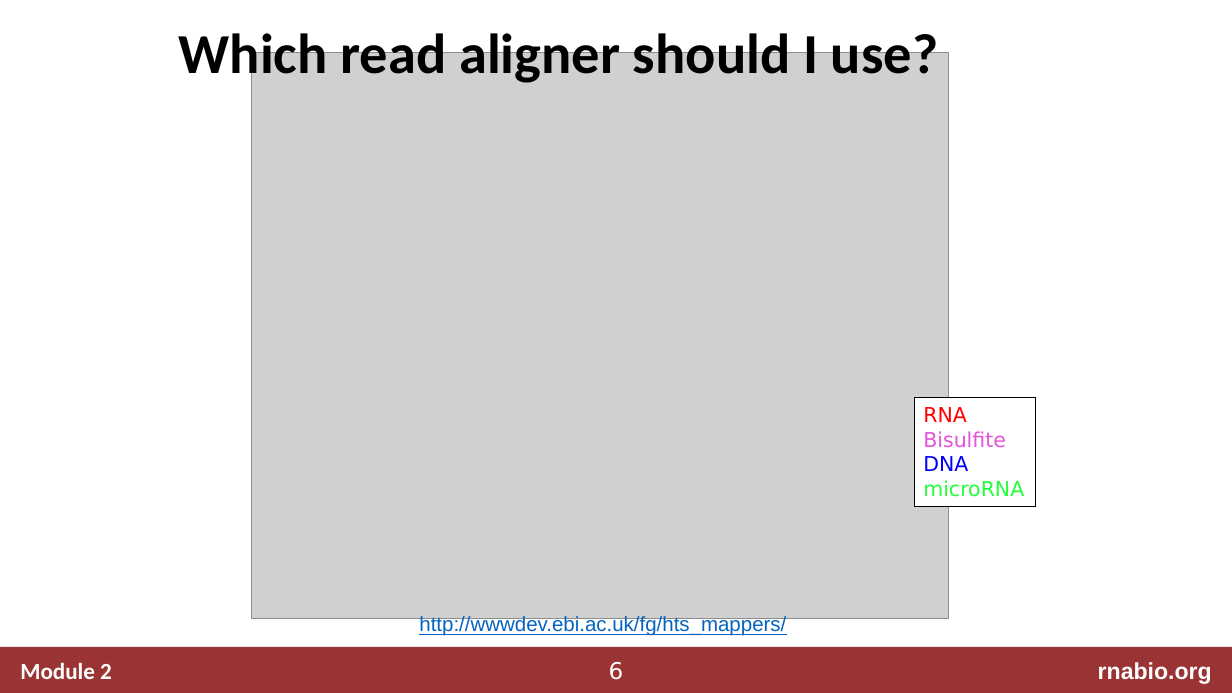
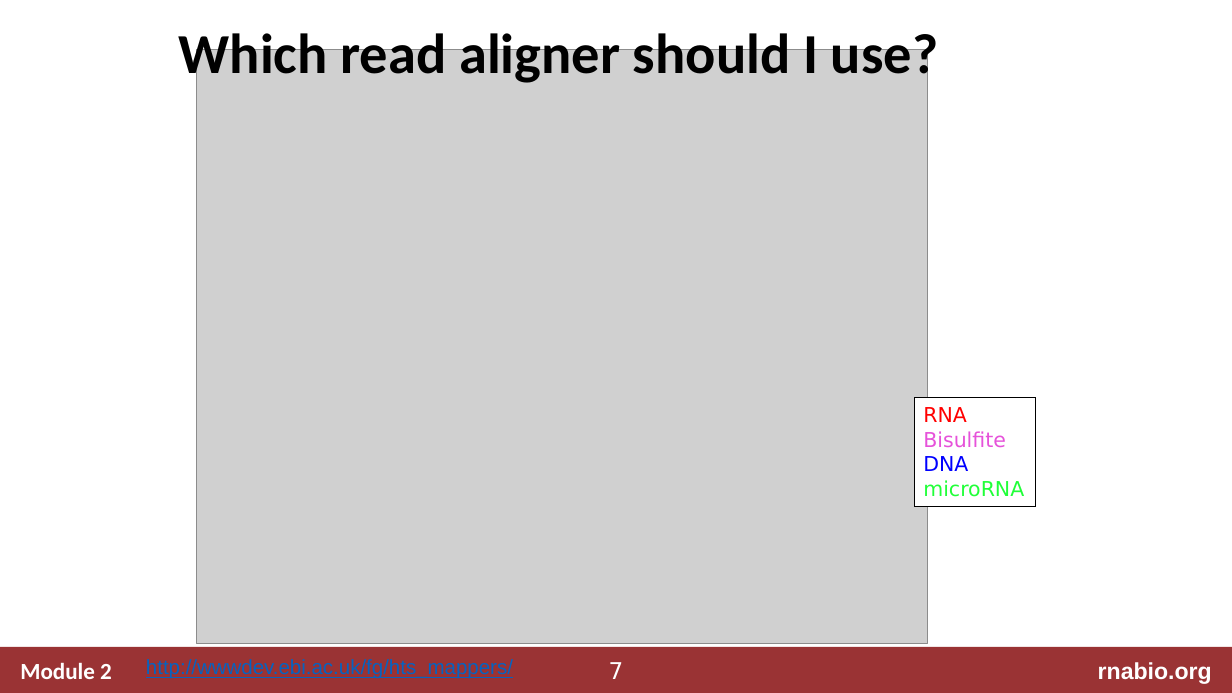
Before and after one commit to griffithlab/rnabio.org, a slide deck: slide 7 of assets/lectures/cshl/2020/mini/RNASeq_MiniLecture_02_01_Alignment.pptx (slide 6 before the commit). Drawn at 1232x693 pixels with LibreOffice and Linux fonts; fonts in the diff are those of the drawing; grey boxes stand for pictures. Boxes give left, top, right and bottom in pixels: in the first picture for what was removed or moved away, otherwise in the second. Text is boxed around its words. In the diff, an @@ line names an element or a change of style, - is before the commit and + after.

```diff
--- a/assets/lectures/cshl/2020/mini/RNASeq_MiniLecture_02_01_Alignment.pptx
+++ b/assets/lectures/cshl/2020/mini/RNASeq_MiniLecture_02_01_Alignment.pptx
@@ picture: place and size @@
-picture at [251,53,948,618]
+picture at [197,50,928,643]
@@ text "http://wwwdev.ebi.ac.uk/fg/hts_mappers/": place and size @@
-text "http://wwwdev.ebi.ac.uk/fg/hts_mappers/" at [419,616,786,636]
+text "http://wwwdev.ebi.ac.uk/fg/hts_mappers/" at [146,659,513,678]
@@ page number at [609,662,624,679]: text changed @@
-6
+7
```
Also in this commit, not shown: 4 other slides changed, 1 slide added, 4 other files.
